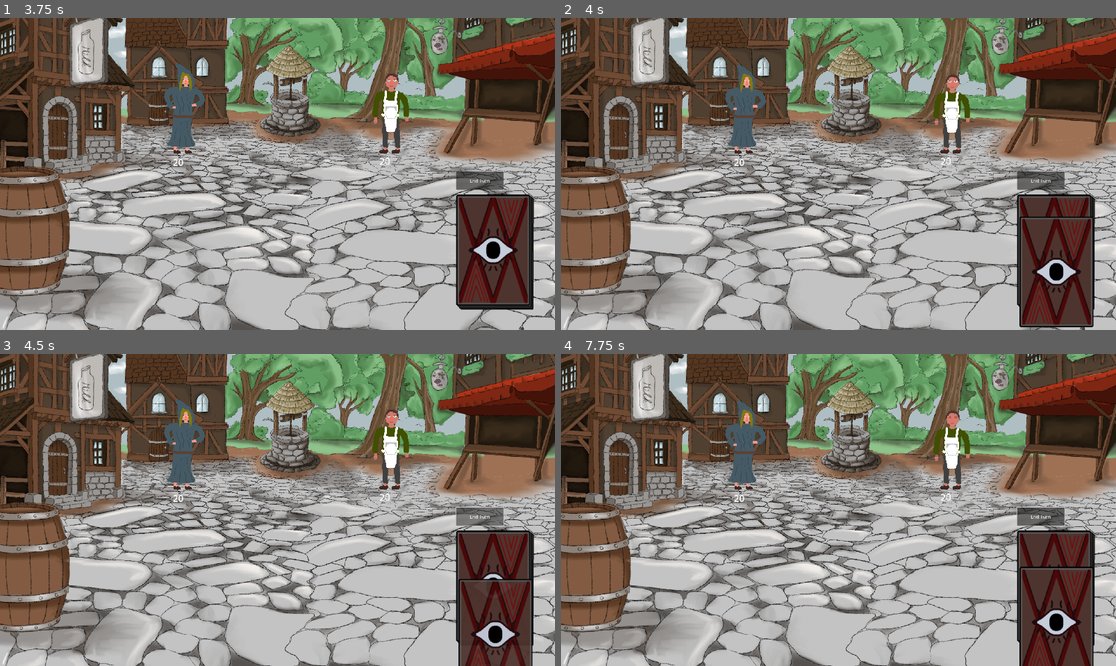
Above: before the commit, frames 1-4 (two rows, left to right).
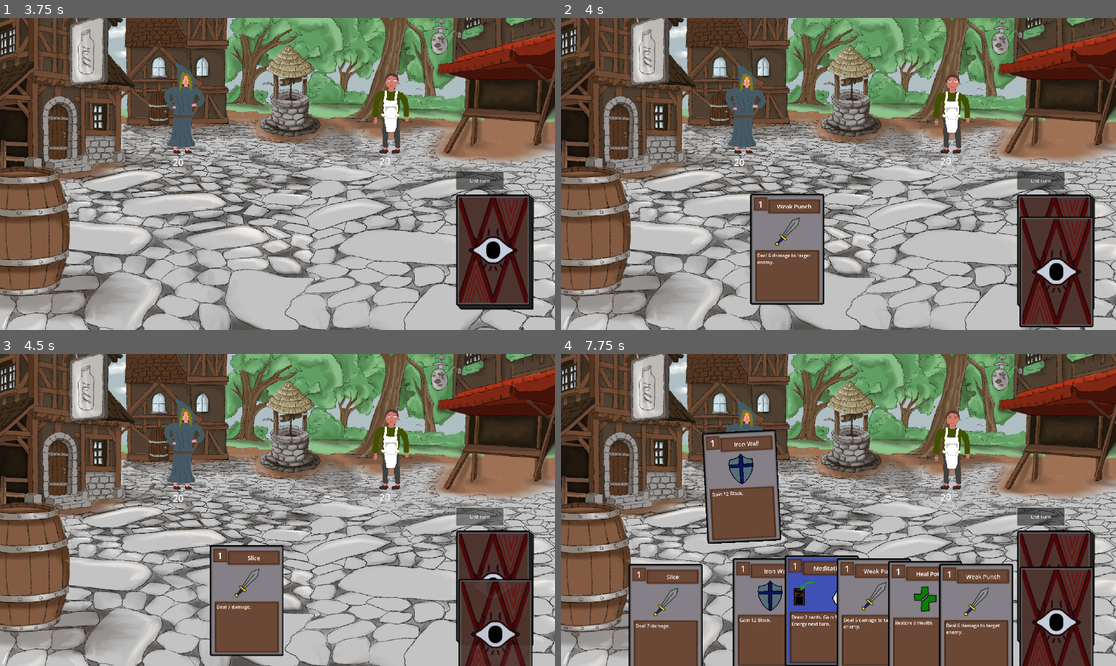
Above: after the commit, the same moments.

Repository: arch-jpg/eidsWi25
Game: Godot game, scene res://scenes/mainmenu/main_menu.tscn
The game is run twice, just before and just after one commit, with the same random seed, the same clock (stepped at 60 frames per second) and the same inputs.
Inputs (mouse positions are in pixels of both pictures, inside the frame that each line leads up to):
- Up to frame 1 (3.75 s): click "Play" at 0.5 s; click "Fight" at 1.25 s; click "Generate New Map" at 2 s; click "Generate New Map" at 2.75 s; click "Combat" at 3.5 s
- Up to frame 2 (4 s): no input
- Up to frame 3 (4.5 s): click "End Turn" at 4.25 s
- Up to frame 4 (7.75 s): click "End Turn" at 5 s; click "End Turn" at 5.75 s; tap Enter at 6.5 s; drag from (777, 575) to (744, 447) at 6.52 s; drag from (777, 575) to (744, 447) at 7.27 s

Frame 1 is identical in both runs. In frame 2, 4.5% of the frame differs, in the area x 34-48%, y 56-92%; in frame 3, 4.5%; in frame 4, 25%, in the area x 12-82%, y 19-100%.
Error before the commit: Parse Error: Variable "dragging" has the same name as a previously declared variable. (res://scenes/cards/card_ui.gd:28)

Commit message:
fixed crash on card loading

Diff:
--- a/scenes/cards/card_ui.gd
+++ b/scenes/cards/card_ui.gd
@@ -21,9 +21,6 @@
 var original_scale: Vector2
 var quantity_label: Label = null  # Dynamically created label for card quantity
 var is_available: bool = true
-
-var dragging = false
-var drag_offset := Vector2.ZERO
 
 var dragging = false
 var drag_offset := Vector2.ZERO
